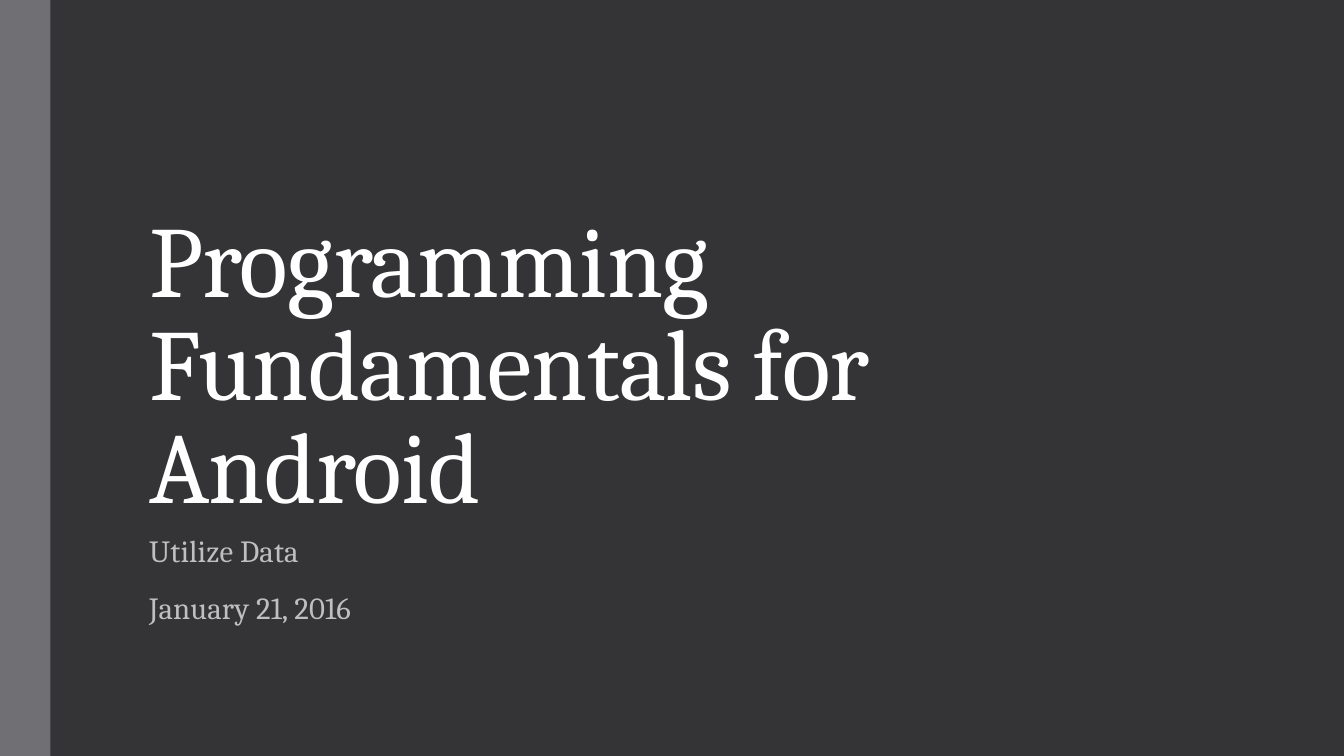
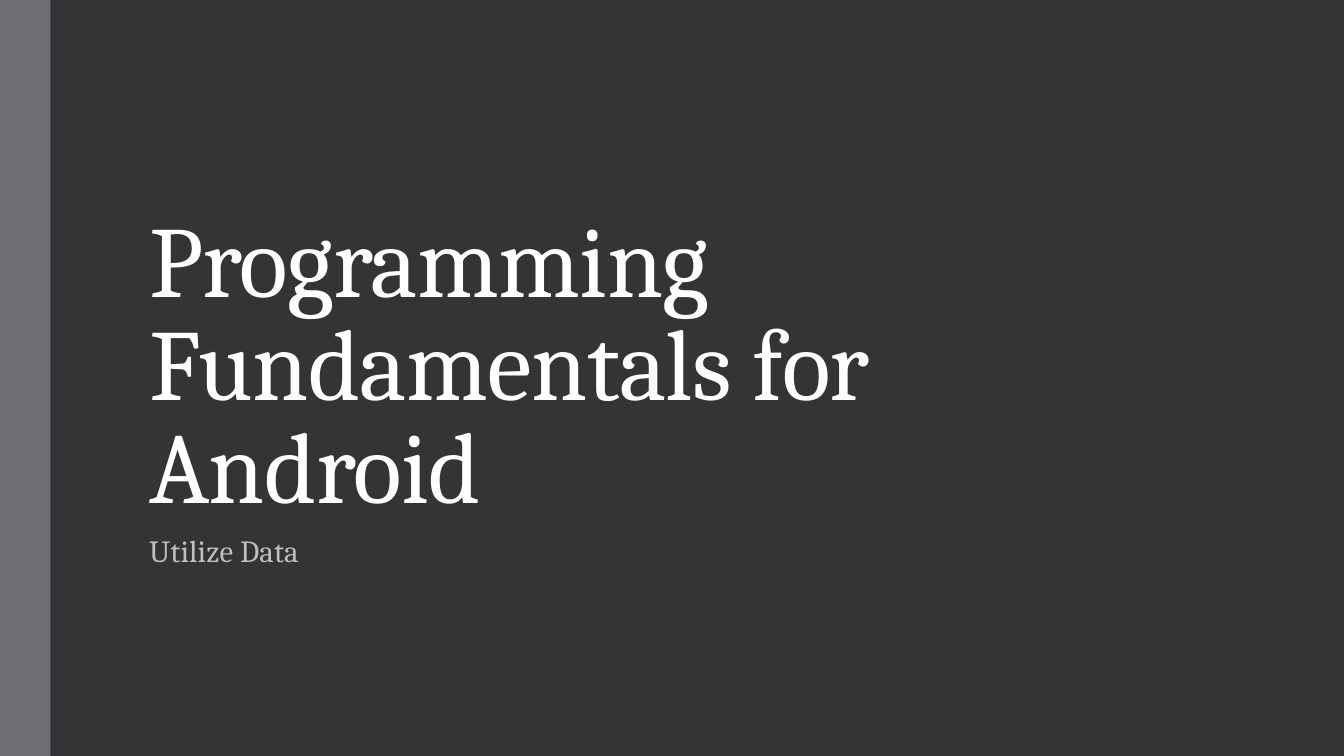
Before and after one commit to zarthur/CSCC-Fundamentals-Android-Notes, a slide deck: slide 1 of week_01/week_01.pptx. Drawn at 1344x756 pixels with LibreOffice and Linux fonts; fonts in the diff are those of the drawing. Boxes give left, top, right and bottom in pixels: in the first picture for what was removed or moved away, otherwise in the second. Text is boxed around its words. In the diff, an @@ line names an element or a change of style, - is before the commit and + after.

```diff
--- a/week_01/week_01.pptx
+++ b/week_01/week_01.pptx
@@ subtitle at (149,598,350,626): paragraph removed @@
-January 21, 2016
```
Also in this commit, not shown: 1 other file.
